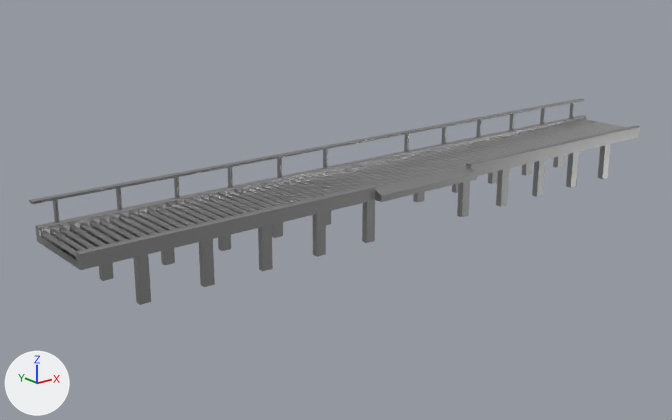
The glTF model src/assets/models/rail_condition.glb, before and after one commit.
One viewpoint serves both versions: a camera (50 mm lens) standing at (-12.04, -13.23, 5.69) and looking at (-1.0, 0.57, 0.17). The lights are fixed; the arrows at lower left show +X, +Y and +Z. The picture after the commit comes second. Where no turn or scale is listed for an object, it has been applied to the vertices.

The scene before the commit, as lines of its bpy script (objects in view):
```python
me_plane_015 = bpy.data.meshes.new('Plane.015')
me_plane_015.from_pydata(...)  # 1339 vertices, 1466 faces; spans x -6.99..6.99, y -1.07..0.86, z -0.95..0.56
me_plane_015.materials.append(mat_metal)  # grey #b2b2b2
ob_rail_condition = bpy.data.objects.new('rail_condition', me_plane_015)
ob_rail_condition.location = (0.0, 0.0, 0.87)
```
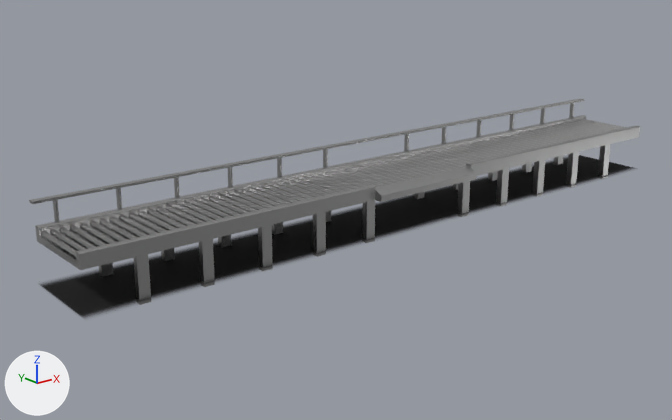
Pixel boxes [x1, y1, x2, y2] of what changed, in the pictures (672 x 420 px):
'rail_shadow', added: after [41, 155, 634, 318]

Patch to the scene script:
```diff
--- a/src/assets/models/rail_condition.glb.py
+++ b/src/assets/models/rail_condition.glb.py
@@ img_shadow @@
+img_shadow = load_image('shadow', '_unpacked/shadow', 1024, 1024, 'sRGB')
@@ mat_shadow @@
+mat_shadow = principled_material('shadow')
+mat_shadow.texture = img_shadow  # with its transparency
+mat_shadow.roughness = 1.0
@@ me_plane_006 @@
+me_plane_006.from_pydata(...)  # 12 vertices, 10 faces; spans x -7.02..7.02, y -1.02..1.02, z 0.0
+me_plane_006.materials.append(mat_shadow)  # picture img_shadow
@@ ob_rail_shadow @@
+ob_rail_shadow = bpy.data.objects.new('rail_shadow', me_plane_006)
+ob_rail_shadow.location = (0.0, 0.0, 0.0)
```
